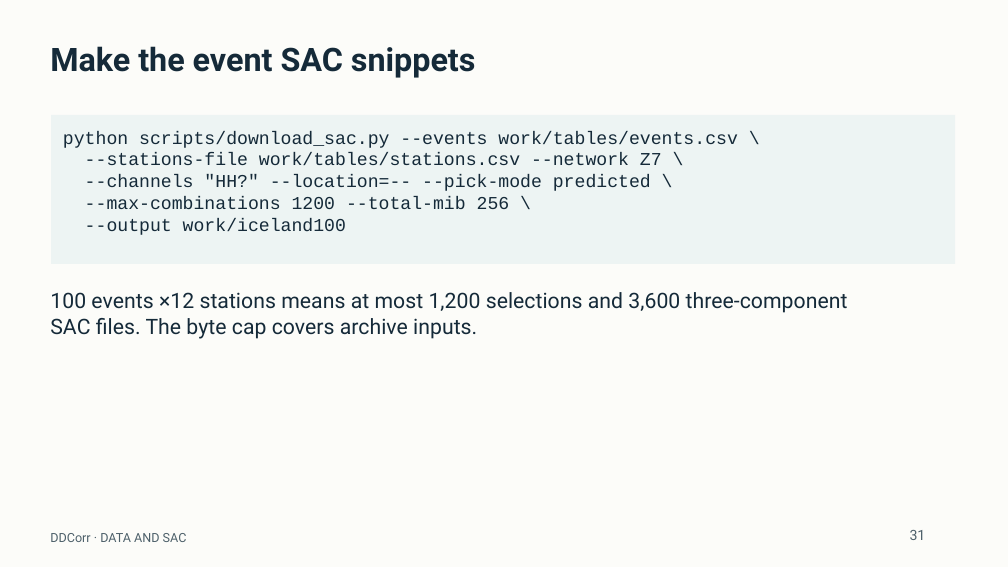
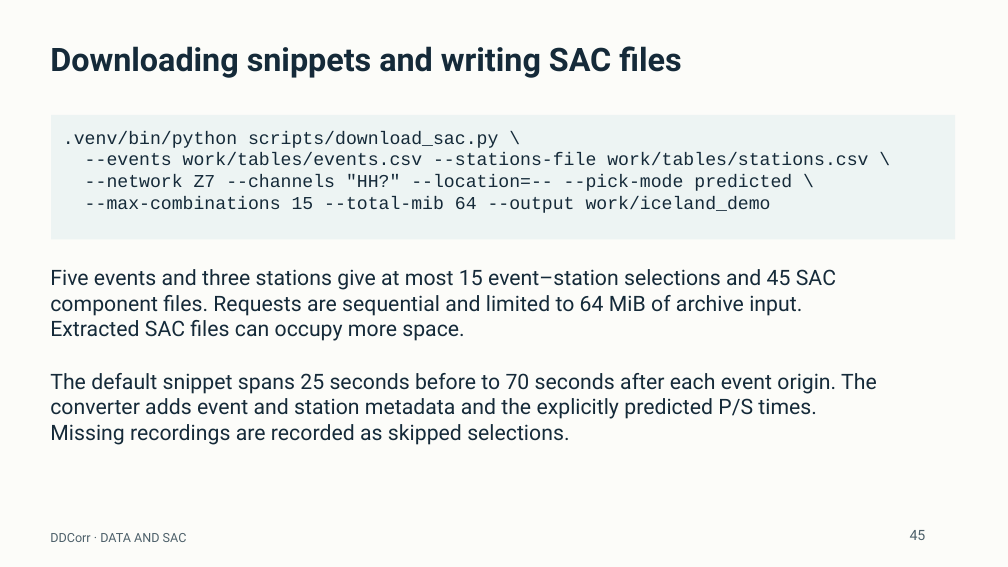
Before and after one commit to eliasrh/DDCorr.jl, a slide deck: slide 45 of teaching/DDCorr_minicourse.pptx (slide 31 before the commit). Drawn at 1008x567 pixels with LibreOffice and Linux fonts; fonts in the diff are those of the drawing. Boxes give left, top, right and bottom in pixels: in the first picture for what was removed or moved away, otherwise in the second. Text is boxed around its words. In the diff, an @@ line names an element or a change of style, - is before the commit and + after.

Commit message:
Revise student walkthrough with visual location context and explicit Python commands
Add editable ray-path and workflow diagrams, explain output formats and event indices, and make parameter experiments repeatable. Use the virtual environment executable in every acquisition command, add a small five-event download and Windows instructions, and clear synthetic selections before real processing. Add actionable dependency errors and a regression test.

```diff
--- a/teaching/DDCorr_minicourse.pptx
+++ b/teaching/DDCorr_minicourse.pptx
@@ text at (50,46,681,78): text changed @@
-Make the event SAC snippets
+Downloading snippets and writing SAC files
@@ rectangle: place and size @@
-rectangle at (51,115,956,264)
+rectangle at (51,115,956,240)
@@ text at (63,131,868,213): text changed @@
-python scripts/download_sac.py --events work/tables/events.csv \
---stations-file work/tables/stations.csv --network Z7 \
---channels "HH?" --location=-- --pick-mode predicted \
---max-combinations 1200 --total-mib 256 \
---output work/iceland100
+.venv/bin/python scripts/download_sac.py \
+--events work/tables/events.csv --stations-file work/tables/stations.csv \
+--network Z7 --channels "HH?" --location=-- --pick-mode predicted \
+--max-combinations 15 --total-mib 64 --output work/iceland_demo
@@ text at (50,269,836,341): text changed @@
-100 events ×12 stations means at most 1,200 selections and 3,600 three-component
-SAC files. The byte cap covers archive inputs.
+Five events and three stations give at most 15 event–station selections and 45 SAC
+component files. Requests are sequential and limited to 64 MiB of archive input.
+Extracted SAC files can occupy more space.
@@ text added at (50,373,877,445), 20.2 pt, text #152A39 @@
+The default snippet spans 25 seconds before to 70 seconds after each event origin. The
+converter adds event and station metadata and the explicitly predicted P/S times.
+Missing recordings are recorded as skipped selections.
@@ text at (910,530,926,540): text changed @@
-31
+45
```
Also in this commit, not shown: 67 other slides changed, 32 slides added, 16 slides removed, 22 other files.
